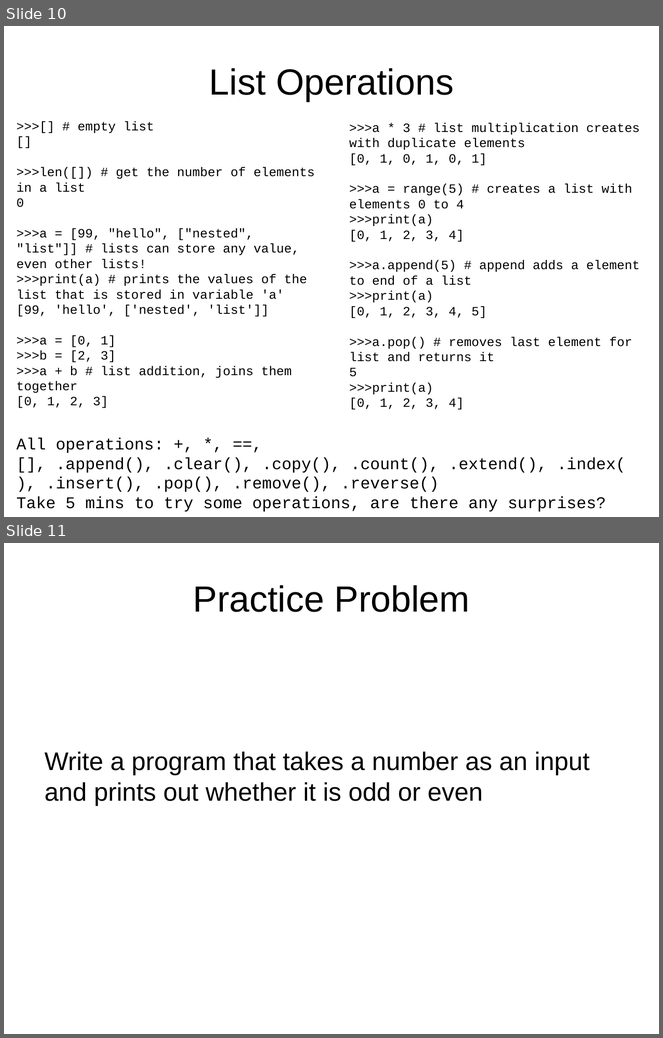
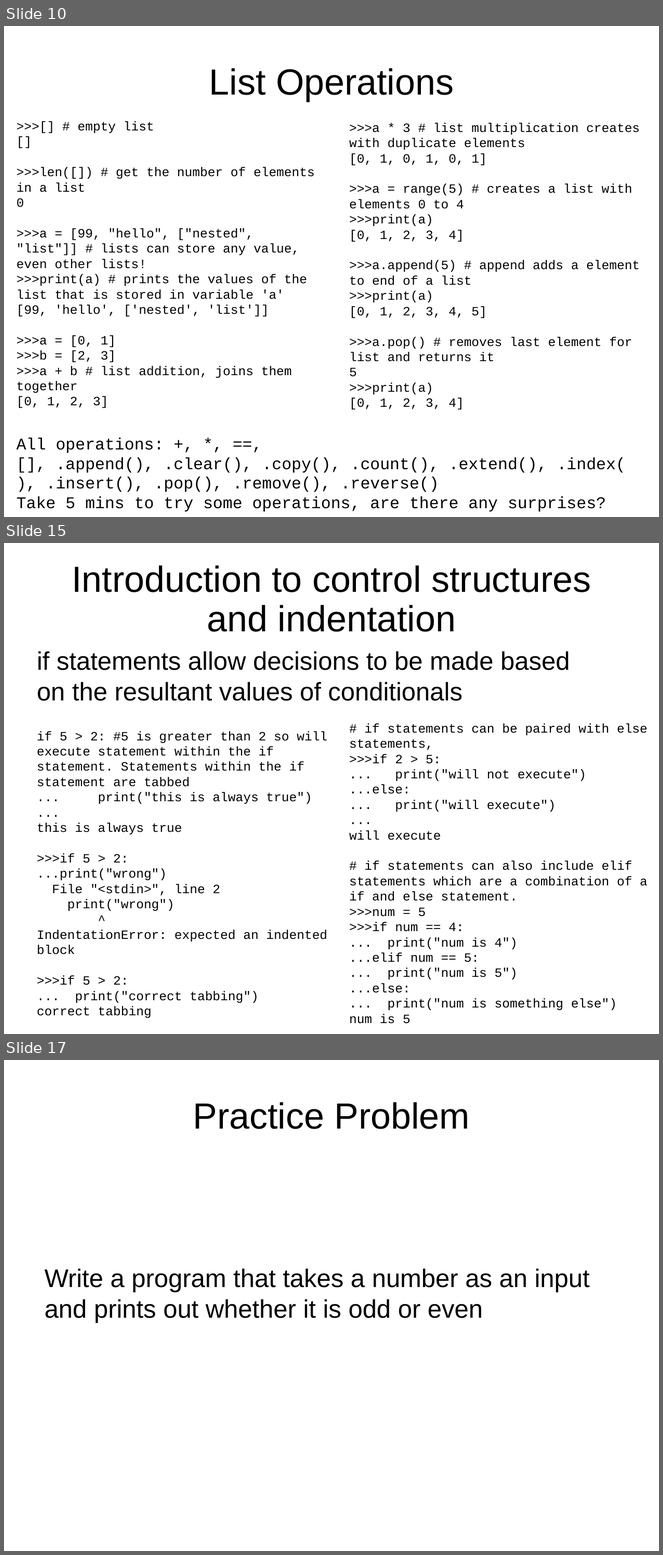
Before and after one commit to jyesselm/Chem991E, a slide deck: 01_introduction_to_python/slides.pptx. Shown one above the other, each under a label of ours: slides 10 and 11 before the commit, slides 10, 15 and 17 after it; the slides between them are not shown. The pictures are 663x1038 and 663x1555 pixels, drawn with LibreOffice and Linux fonts; fonts in the diff are those of the drawing. Boxes give left, top, right and bottom in pixels: in the first picture for what was removed or moved away, otherwise in the second. Text is boxed around its words. In the diff, an @@ line names an element or a change of style, - is before the commit and + after.

```diff
--- a/01_introduction_to_python/slides.pptx
+++ b/01_introduction_to_python/slides.pptx
@@ slide 15 added at box(4, 543, 659, 1034), background #FFFFFF @@
@@ title added at box(72, 565, 591, 632), 40 pt, text #000000 @@
+Introduction to control structures and indentation
@@ text added at box(37, 651, 570, 701), 28 pt, text #000000 @@
+if statements allow decisions to be made based on the resultant values of conditionals
@@ text added at box(349, 723, 648, 1024), 14 pt, text #000000 @@
+# if statements can be paired with else statements,
+>>>if 2 > 5:
+... print("will not execute")
+...else:
+... print("will execute")
+...
+will execute
+# if statements can also include elif statements which are a combination of a if and else statement.
+>>>num = 5
+>>>if num == 4:
+... print("num is 4")
+...elif num == 5:
+... print("num is 5")
+...else:
+... print("num is something else")
+num is 5
@@ text added at box(37, 731, 327, 1018), 14 pt, text #000000 @@
+if 5 > 2: #5 is greater than 2 so will execute statement within the if statement. Statements within the if statement are tabbed
+... print("this is always true")
+...
+this is always true
+>>>if 5 > 2:
+...print("wrong")
+File "<stdin>", line 2
+print("wrong")
+^
+IndentationError: expected an indented block
+>>>if 5 > 2:
+... print("correct tabbing")
+correct tabbing
@@ what was slide 11 is now slide 17 @@
```
Also in this commit, not shown: 5 other slides added, 3 other files.
